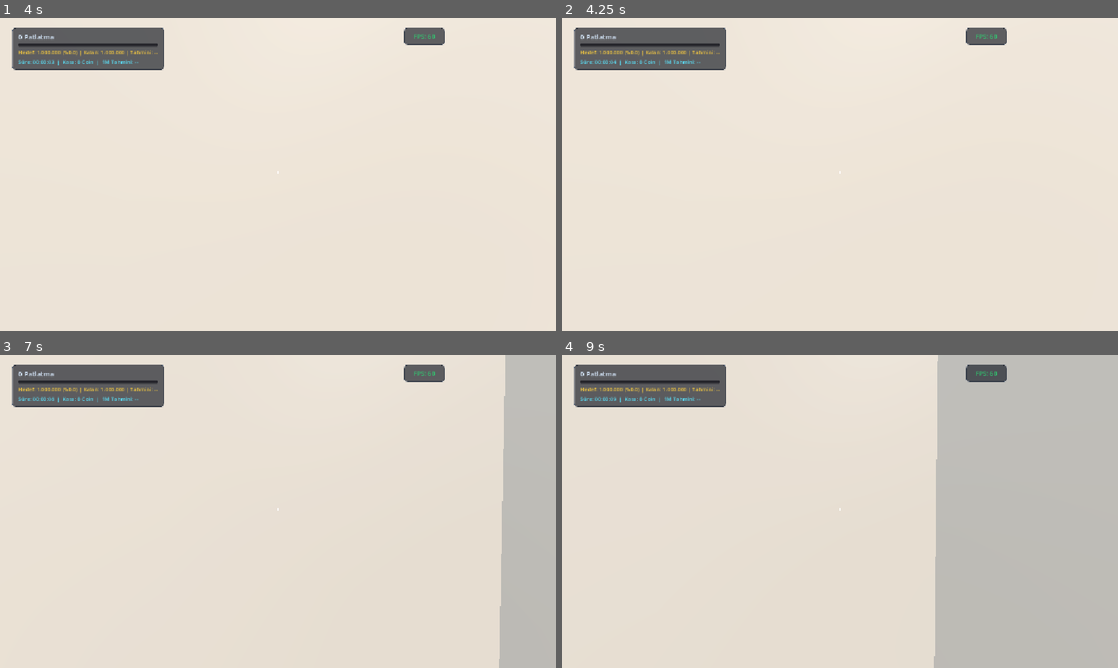
Above: before the commit, frames 1-4 (two rows, left to right).
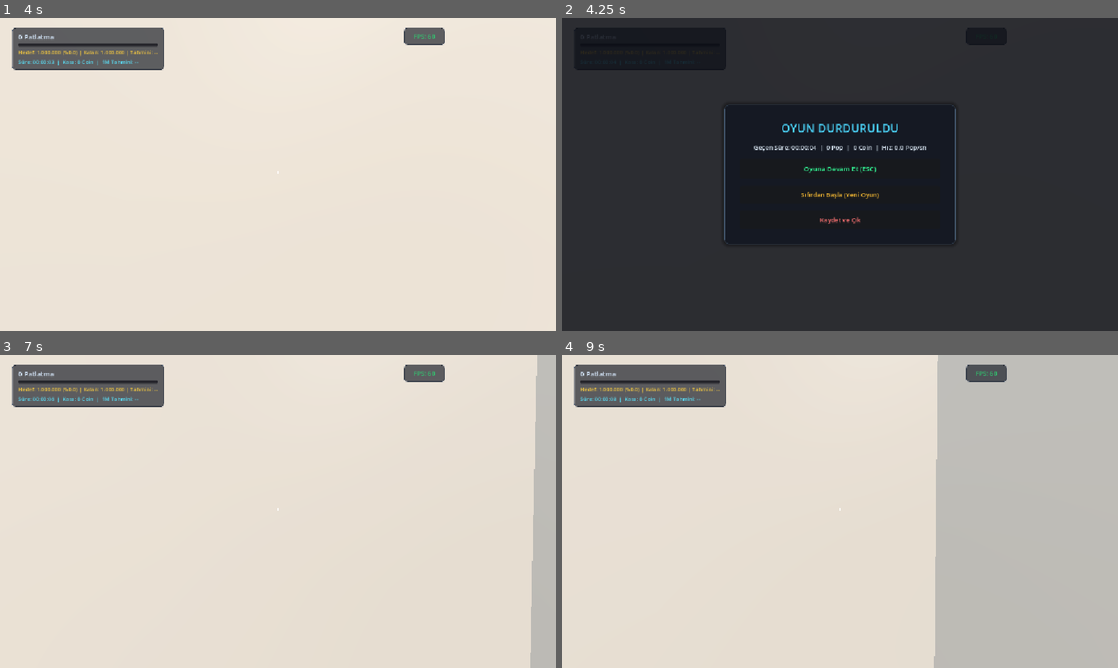
Above: after the commit, the same moments.

Repository: atalhatulu/balloon-room
Game: Godot game, scene res://scenes/main.tscn
Same seed, same stepped clock (60 frames per second), same inputs: the game is played once before the commit and once after it.
Inputs (mouse positions are in pixels of both pictures, inside the frame that each line leads up to):
- Up to frame 1 (4 s): tap Enter at 0.5, 2.75 s; move the mouse to (305, 174) at 0.52 s; hold W from 0.53 s (still down); tap E at 0.6, 1.35, 2.3, 3.05, 3.8 s; click (305, 174) at 0.67 s; tap Space at 0.77, 1.52, 2, 3.02, 3.5, 3.77 s; move the mouse to (250, 174) at 1.27 s; click (250, 174) at 1.42 s; move the mouse to (289, 168) at 2.02 s; tap Q at 2.1 s; click (289, 168) at 2.17 s; move the mouse to (272, 180) at 2.77 s; tap R at 2.85 s; click (272, 180) at 2.92 s; move the mouse to (316, 177) at 3.52 s; tap F at 3.6 s; click (316, 177) at 3.67 s
- Up to frame 2 (4.25 s): keep holding W; tap Escape at 4.15 s
- Up to frame 3 (7 s): release W at 4.25 s; click (278, 505) at 4.25 s, where only the run after the commit has a clickable "Oyuna Devam Et (ESC)"; tap Enter at 5 s; move the mouse to (233, 508) at 5.02 s; hold W 5.03-6.53 s; tap G at 5.1 s; click (233, 508) at 5.17 s; tap Space at 5.27, 5.75, 6.77 s; tap E at 5.3, 6.05, 6.6 s; move the mouse to (283, 511) at 5.77 s; hold Shift 5.78-6.53 s; click (283, 511) at 5.92 s; move the mouse to (255, 505) at 6.52 s; hold D from 6.53 s (still down); click (255, 505) at 6.67 s
- Up to frame 4 (9 s): move the mouse to (867, 511) at 7.27 s; release D at 7.28 s; hold W from 7.28 s (still down); tap E at 7.35, 8.3 s; click (867, 511) at 7.42 s; tap Space at 7.52, 8.27 s; move the mouse to (812, 511) at 8.02 s; tap Q at 8.1 s; click (812, 511) at 8.17 s; move the mouse to (851, 505) at 8.77 s; tap R at 8.85 s; click (851, 505) at 8.92 s

Frame 1 is identical in both runs. In frame 2, 100% of the frame differs, in the area x 0-100%, y 0-100%; in frame 3, 5.6%; in frame 4, less than 0.1%.

Commit message:
feat(ui): add pause menu system with ESC key toggle, live stats, restart and save-and-quit buttons

Diff:
--- a/scenes/main.tscn
+++ b/scenes/main.tscn
@@ -1654,5 +1654,87 @@
 theme_override_font_sizes/font_size = 14
 text = "Helyum Dönüşümü (Prestige)"
 
+[node name="PauseModal" type="Control" parent="UI" unique_id=1948293899]
+process_mode = 3
+visible = false
+layout_mode = 3
+anchors_preset = 15
+anchor_right = 1.0
+anchor_bottom = 1.0
+grow_horizontal = 2
+grow_vertical = 2
+
+[node name="Backdrop" type="ColorRect" parent="UI/PauseModal" unique_id=1849103980]
+layout_mode = 1
+anchors_preset = 15
+anchor_right = 1.0
+anchor_bottom = 1.0
+grow_horizontal = 2
+grow_vertical = 2
+color = Color(0.04, 0.05, 0.08, 0.85)
+
+[node name="Panel" type="PanelContainer" parent="UI/PauseModal" unique_id=1849103981]
+custom_minimum_size = Vector2(480, 290)
+layout_mode = 1
+anchors_preset = 8
+anchor_left = 0.5
+anchor_top = 0.5
+anchor_right = 0.5
+anchor_bottom = 0.5
+offset_left = -240.0
+offset_top = -145.0
+offset_right = 240.0
+offset_bottom = 145.0
+grow_horizontal = 2
+grow_vertical = 2
+theme_override_styles/panel = SubResource("StyleBoxFlat_glass_panel")
+
+[node name="Margin" type="MarginContainer" parent="UI/PauseModal/Panel" unique_id=1849103982]
+layout_mode = 2
+theme_override_constants/margin_left = 32
+theme_override_constants/margin_top = 28
+theme_override_constants/margin_right = 32
+theme_override_constants/margin_bottom = 28
+
+[node name="VBox" type="VBoxContainer" parent="UI/PauseModal/Panel/Margin" unique_id=1849103983]
+layout_mode = 2
+theme_override_constants/separation = 14
+alignment = 1
+
+[node name="Title" type="Label" parent="UI/PauseModal/Panel/Margin/VBox" unique_id=1849103984]
+layout_mode = 2
+theme_override_colors/font_color = Color(0.3, 0.85, 1, 1)
+theme_override_font_sizes/font_size = 24
+text = "OYUN DURDURULDU"
+horizontal_alignment = 1
+
+[node name="StatsLabel" type="Label" parent="UI/PauseModal/Panel/Margin/VBox" unique_id=1849103985]
+layout_mode = 2
+theme_override_colors/font_color = Color(0.85, 0.9, 0.95, 1)
+theme_override_font_sizes/font_size = 13
+text = "Süre: 00:00:00  |  0 Pop  |  0 Coin"
+horizontal_alignment = 1
+
+[node name="BtnResume" type="Button" parent="UI/PauseModal/Panel/Margin/VBox" unique_id=1849103986]
+custom_minimum_size = Vector2(0, 42)
+layout_mode = 2
+theme_override_colors/font_color = Color(0.2, 1, 0.6, 1)
+theme_override_font_sizes/font_size = 14
+text = "Oyuna Devam Et (ESC)"
+
+[node name="BtnRestart" type="Button" parent="UI/PauseModal/Panel/Margin/VBox" unique_id=1849103987]
+custom_minimum_size = Vector2(0, 38)
+layout_mode = 2
+theme_override_colors/font_color = Color(1, 0.75, 0.2, 1)
+theme_override_font_sizes/font_size = 13
+text = "Sıfırdan Başla (Yeni Oyun)"
+
+[node name="BtnQuit" type="Button" parent="UI/PauseModal/Panel/Margin/VBox" unique_id=1849103988]
+custom_minimum_size = Vector2(0, 38)
+layout_mode = 2
+theme_override_colors/font_color = Color(1, 0.45, 0.45, 1)
+theme_override_font_sizes/font_size = 13
+text = "Kaydet ve Çık"
+
 [connection signal="body_entered" from="Environment/SideOffice/ComputerDesk/DeskArea" to="." method="_on_desk_area_entered"]
 [connection signal="body_exited" from="Environment/SideOffice/ComputerDesk/DeskArea" to="." method="_on_desk_area_exited"]
--- a/scripts/main.gd
+++ b/scripts/main.gd
@@ -115,6 +115,13 @@
 @onready var btn_close_victory: Button = get_node_or_null("UI/VictoryModal/Panel/Margin/VBox/Buttons/BtnCloseVictory")
 @onready var btn_prestige: Button = get_node_or_null("UI/VictoryModal/Panel/Margin/VBox/Buttons/BtnPrestige")
 var is_victory_shown: bool = false
+
+# Pause Modal
+@onready var pause_modal: Control = get_node_or_null("UI/PauseModal")
+@onready var pause_stats_label: Label = get_node_or_null("UI/PauseModal/Panel/Margin/VBox/StatsLabel")
+@onready var btn_pause_resume: Button = get_node_or_null("UI/PauseModal/Panel/Margin/VBox/BtnResume")
+@onready var btn_pause_restart: Button = get_node_or_null("UI/PauseModal/Panel/Margin/VBox/BtnRestart")
+@onready var btn_pause_quit: Button = get_node_or_null("UI/PauseModal/Panel/Margin/VBox/BtnQuit")
 
 # Shop UI Modal
 @onready var shop_modal: Control = $UI/ShopModal
@@ -231,20 +238,73 @@
 			shop_manager.device_unit_purchased.connect(_on_device_unit_purchased)
 		shop_manager.device_purchased.connect(_on_device_tech_upgraded)
 
+	process_mode = Node.PROCESS_MODE_ALWAYS
+	var ui_node = get_node_or_null("UI")
+	if ui_node:
+		ui_node.process_mode = Node.PROCESS_MODE_ALWAYS
+
 	update_ceiling_vents()
 	setup_shop_ui_events()
 	setup_startup_modal()
 	setup_victory_modal()
+	setup_pause_modal()
 
 	# Setup In-Game Live Debug & Tuning Panel
 	var debug_script = load("res://scripts/debug_panel.gd")
 	if debug_script:
 		debug_panel = debug_script.new()
-		var ui_node = get_node_or_null("UI")
 		if ui_node:
 			ui_node.add_child(debug_panel)
 		else:
 			add_child(debug_panel)
+
+func setup_pause_modal() -> void:
+	if btn_pause_resume:
+		btn_pause_resume.pressed.connect(_on_pause_resume_pressed)
+	if btn_pause_restart:
+		btn_pause_restart.pressed.connect(_on_pause_restart_pressed)
+	if btn_pause_quit:
+		btn_pause_quit.pressed.connect(_on_pause_quit_pressed)
+
+func toggle_pause_modal() -> void:
+	if startup_modal and startup_modal.visible:
+		return
+	if victory_modal and victory_modal.visible:
+		return
+
+	var is_paused = not get_tree().paused
+	get_tree().paused = is_paused
+
+	if pause_modal:
+		pause_modal.visible = is_paused
+		if is_paused:
+			if pause_stats_label:
+				var p_str = format_number(game_manager.total_pops) if game_manager else "0"
+				var c_str = format_number(shop_manager.coins) if shop_manager else "0"
+				var pps_str = "%.1f" % game_manager.current_pps if (game_manager and "current_pps" in game_manager) else "0.0"
+				pause_stats_label.text = "Geçen Süre: %s  |  %s Pop  |  %s Coin  |  Hız: %s Pop/sn" % [format_time(playtime_seconds), p_str, c_str, pps_str]
+			Input.mouse_mode = Input.MOUSE_MODE_VISIBLE
+			if player and player.has_method("set_ui_open"):
+				player.set_ui_open(true)
+		else:
+			Input.mouse_mode = Input.MOUSE_MODE_CAPTURED
+			if player and player.has_method("set_ui_open"):
+				player.set_ui_open(false)
+			save_current_data()
+
+func _on_pause_resume_pressed() -> void:
+	toggle_pause_modal()
+
+func _on_pause_restart_pressed() -> void:
+	if get_tree().paused:
+		get_tree().paused = false
+	if pause_modal:
+		pause_modal.visible = false
+	start_new_game()
+
+func _on_pause_quit_pressed() -> void:
+	save_current_data()
+	get_tree().quit()
 
 func setup_victory_modal() -> void:
 	if btn_close_victory:
@@ -741,7 +801,7 @@
 			else:
 				fps_label.add_theme_color_override("font_color", Color("#e74c3c"))
 
-	if startup_modal and startup_modal.visible:
+	if (startup_modal and startup_modal.visible) or get_tree().paused:
 		return
 
 	# Playtime & Speedrun Timer Tracking with Total Coins & Real-time PPS
@@ -1453,6 +1513,10 @@
 				toggle_debug_panel()
 			elif shop_modal and shop_modal.visible:
 				toggle_shop_modal()
+			elif pause_modal and pause_modal.visible:
+				toggle_pause_modal()
+			elif not (startup_modal and startup_modal.visible) and not (victory_modal and victory_modal.visible):
+				toggle_pause_modal()
 
 func toggle_debug_panel() -> void:
 	if not debug_panel: return
--- a/scripts/player.gd
+++ b/scripts/player.gd
@@ -100,12 +100,6 @@
 	if is_ui_open:
 		return
 
-	if event is InputEventKey and event.pressed and event.keycode == KEY_ESCAPE:
-		if Input.mouse_mode == Input.MOUSE_MODE_CAPTURED:
-			Input.mouse_mode = Input.MOUSE_MODE_VISIBLE
-		else:
-			Input.mouse_mode = Input.MOUSE_MODE_CAPTURED
-
 	if event is InputEventMouseButton and event.pressed:
 		var main_node = get_node_or_null("/root/Main")
 		if main_node and main_node.get("carried_device") != null:
